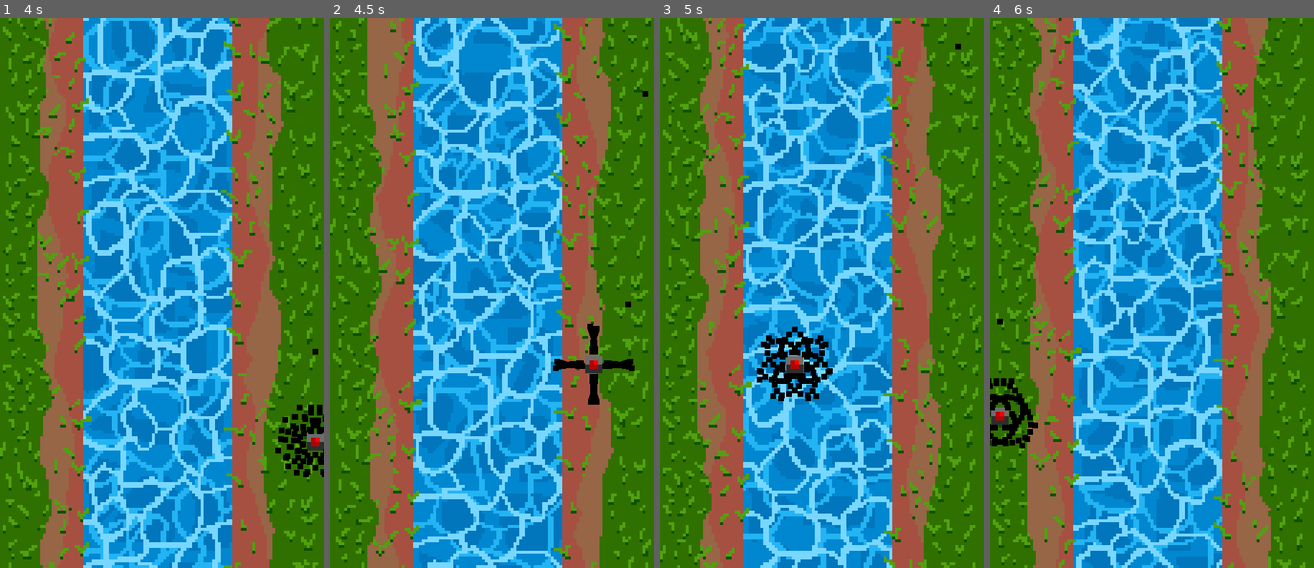
Above: before the commit, frames 1-4 (left to right).
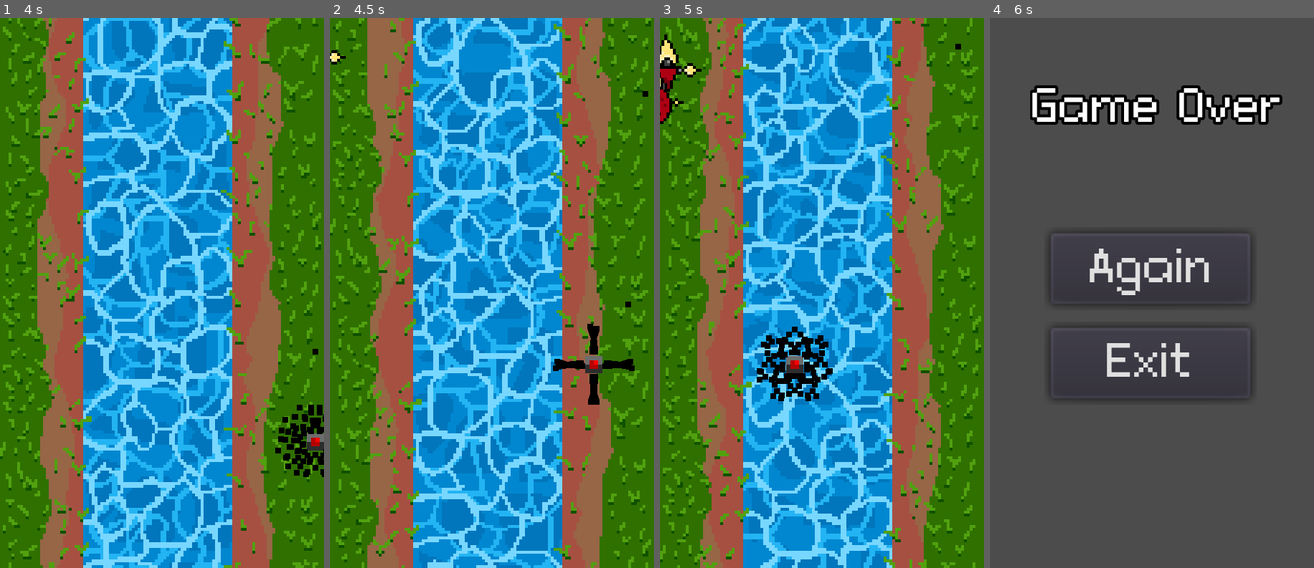
Above: after the commit, the same moments.

Repository: Fl0xy/LD44_Your_life_is_currency
Game: Godot game, scene res://scenes/start.tscn
Two runs of this game, one before a commit and one after it. Both use one fixed random seed, a clock stepped at 60 frames per second and the inputs below.
Inputs:
- Up to frame 1 (4 s): click "Start" at 0.5 s; tap Enter (ui_accept) at 1.25, 1.52, 2.27, 3.77 s; hold D (right) 1.28-2.03 s; tap Space (fire) every 0.75 s from 1.35 to 3.6 s; hold S (down) 2.03-2.78 s; hold D (right) 2.78-3.53 s; hold Up (ui_up) from 3.53 s (still down)
- Up to frame 2 (4.5 s): release Up (ui_up) at 4.28 s; hold A (left) from 4.28 s (still down); tap Space (fire) at 4.35 s
- Up to frame 3 (5 s): keep holding A (left); tap Enter (ui_accept) at 4.52 s
- Up to frame 4 (6 s): tap Space (fire) at 5.1, 5.85 s; tap Enter (ui_accept) at 5.27 s; release A (left) at 5.78 s; hold S (down) from 5.78 s (still down)

Frame 1 is identical in both runs. In frame 2, less than 0.1% of the frame differs, in the area x 0-5%, y 5-9%; in frame 3, 0.8%; in frame 4, 100%, in the area x 0-100%, y 0-100%.

Commit message:
did stuff

Diff:
--- a/assets/enemys/beam_sphere.tscn
+++ b/assets/enemys/beam_sphere.tscn
@@ -79,4 +79,5 @@
 
 [node name="CollisionShape2D" type="CollisionShape2D" parent="Area2D"]
 shape = SubResource( 4 )
+
 [connection signal="area_entered" from="Area2D" to="." method="_on_Area2D_area_entered"]
--- a/scenes/EnemySpawner.gd
+++ b/scenes/EnemySpawner.gd
@@ -2,7 +2,8 @@
 
 export (Resource) var enemy_scene : Resource
 
-func _ready():#spawn_enemy():
+func spawn_enemy():
 	var node = enemy_scene.instance()
+	print(node, get_global_position())
 	node.set_global_position(get_global_position())
 	add_child(node)
--- a/scenes/blackProjectile2.gd
+++ b/scenes/blackProjectile2.gd
@@ -34,6 +34,7 @@
 
 func _on_Area2D_area_entered(area):
 	if !area.is_in_group("blackProjectile"):
+		print(area)
 		player.removeProjectile(self)
 		queue_free()
 
--- a/scenes/main.tscn
+++ b/scenes/main.tscn
@@ -1,8 +1,13 @@
-[gd_scene load_steps=4 format=2]
+[gd_scene load_steps=9 format=2]
 
 [ext_resource path="res://scenes/background.tscn" type="PackedScene" id=1]
 [ext_resource path="res://scenes/deathzone.tscn" type="PackedScene" id=2]
 [ext_resource path="res://scenes/player.tscn" type="PackedScene" id=3]
+[ext_resource path="res://scripts/wave1.gd" type="Script" id=4]
+[ext_resource path="res://scenes/EnemySpawner.tscn" type="PackedScene" id=5]
+[ext_resource path="res://assets/enemys/rapid_fire_gun_ship.tscn" type="PackedScene" id=6]
+[ext_resource path="res://assets/enemys/beam_sphere.tscn" type="PackedScene" id=7]
+[ext_resource path="res://assets/enemys/rocket_ship.tscn" type="PackedScene" id=8]
 
 [node name="Node2D" type="Node2D"]
 
@@ -12,3 +17,87 @@
 
 [node name="Player" parent="." instance=ExtResource( 3 )]
 position = Vector2( 56, 178 )
+
+[node name="waves" type="Node2D" parent="."]
+
+[node name="wave1" type="Node2D" parent="waves"]
+script = ExtResource( 4 )
+
+[node name="wave" type="Node2D" parent="waves/wave1"]
+
+[node name="EnemySpawnerGS" parent="waves/wave1/wave" instance=ExtResource( 5 )]
+position = Vector2( -63.6417, 55.4968 )
+enemy_scene = ExtResource( 6 )
+
+[node name="EnemySpawnerGS2" parent="waves/wave1/wave" instance=ExtResource( 5 )]
+position = Vector2( -34.2002, 0.819714 )
+enemy_scene = ExtResource( 6 )
+
+[node name="EnemySpawnerGS3" parent="waves/wave1/wave" instance=ExtResource( 5 )]
+position = Vector2( -13.4941, -11.151 )
+enemy_scene = ExtResource( 6 )
+
+[node name="EnemySpawnerGS4" parent="waves/wave1/wave" instance=ExtResource( 5 )]
+position = Vector2( -58.7887, 17.967 )
+enemy_scene = ExtResource( 6 )
+
+[node name="Timer" type="Timer" parent="waves/wave1"]
+wait_time = 5.0
+
+[node name="wave2" type="Node2D" parent="waves"]
+script = ExtResource( 4 )
+
+[node name="wave" type="Node2D" parent="waves/wave2"]
+
+[node name="EnemySpawnerGS6" parent="waves/wave2/wave" instance=ExtResource( 5 )]
+position = Vector2( -32.259, -3.70975 )
+enemy_scene = ExtResource( 6 )
+
+[node name="EnemySpawnerGS5" parent="waves/wave2/wave" instance=ExtResource( 5 )]
+position = Vector2( -43.5827, 13.4375 )
+enemy_scene = ExtResource( 6 )
+
+[node name="EnemySpawnerL" parent="waves/wave2/wave" instance=ExtResource( 5 )]
+position = Vector2( -50.1476, 18.7354 )
+enemy_scene = ExtResource( 7 )
+
+[node name="EnemySpawnerL2" parent="waves/wave2/wave" instance=ExtResource( 5 )]
+position = Vector2( -35.9417, 32.0298 )
+enemy_scene = ExtResource( 7 )
+
+[node name="Timer" type="Timer" parent="waves/wave2"]
+one_shot = true
+autostart = true
+
+[node name="EnemySpawnerR" parent="waves" instance=ExtResource( 5 )]
+enemy_scene = ExtResource( 8 )
+
+[node name="wave3" type="Node2D" parent="waves"]
+
+[node name="wave" type="Node2D" parent="waves/wave3"]
+
+[node name="Timer" type="Timer" parent="waves/wave3"]
+one_shot = true
+autostart = true
+
+[node name="wave4" type="Node2D" parent="waves"]
+
+[node name="wave" type="Node2D" parent="waves/wave4"]
+
+[node name="Timer" type="Timer" parent="waves/wave4"]
+one_shot = true
+autostart = true
+
+[node name="wave5" type="Node2D" parent="waves"]
+
+[node name="wave" type="Node2D" parent="waves/wave5"]
+
+[node name="Timer" type="Timer" parent="waves/wave5"]
+one_shot = true
+autostart = true
+
+[connection signal="timeout" from="waves/wave1/Timer" to="waves/wave1" method="_on_Timer_timeout"]
+[connection signal="timeout" from="waves/wave2/Timer" to="waves/wave2" method="_on_Timer_timeout"]
+[connection signal="timeout" from="waves/wave3/Timer" to="waves/wave2" method="_on_Timer_timeout"]
+[connection signal="timeout" from="waves/wave4/Timer" to="waves/wave2" method="_on_Timer_timeout"]
+[connection signal="timeout" from="waves/wave5/Timer" to="waves/wave2" method="_on_Timer_timeout"]
--- /dev/null
+++ b/scripts/wave1.gd
@@ -0,0 +1,18 @@
+extends Node2D
+
+# Declare member variables here. Examples:
+# var a = 2
+# var b = "text"
+
+# Called when the node enters the scene tree for the first time.
+func _ready():
+	pass
+
+# Called every frame. 'delta' is the elapsed time since the previous frame.
+#func _process(delta):
+#	pass
+
+
+func _on_Timer_timeout():
+	for node in $wave.get_children():
+		node.spawn_enemy()
